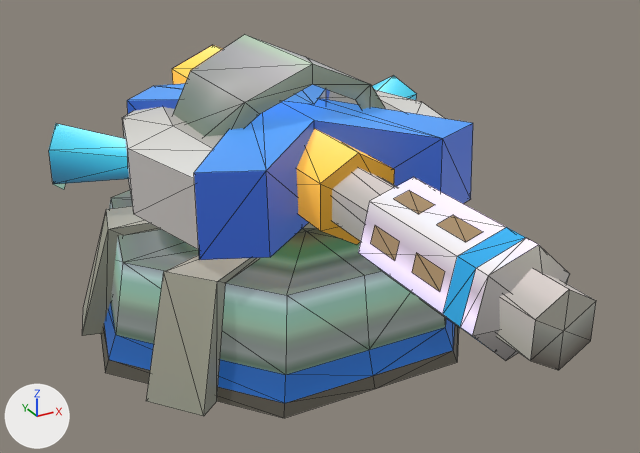
The FBX model Assets/Art/Models/Castle/Fortress_01_gun_03.fbx as it was, and as the next commit left it.
Rendered twice from a 50 mm lens placed at (-1.44, -1.395, 0.605), pointed at (-0.972, -0.544, 0.18). Arrows for +X, +Y and +Z are at lower left; the lights stay in place. The first picture is the older version. Mesh edges are drawn as thin lines. Where no turn or scale is listed for an object, it has been applied to the vertices.

Before the edit, the objects in view are built like this:
```python
me_fortress_01_gun_03_001 = bpy.data.meshes.new('Fortress_01_gun_03.001')
me_fortress_01_gun_03_001.from_pydata(...)  # 295 vertices, 368 faces; spans x -1.234..-0.694, y -0.94..-0.145, z 0.017..0.369
me_fortress_01_gun_03_001.materials.append(mat_material)
ob_fortress_01_gun_03 = bpy.data.objects.new('Fortress_01_gun_03', me_fortress_01_gun_03_001)
ob_fortress_01_gun_03.location = (0.0, 0.0, 0.0)
```
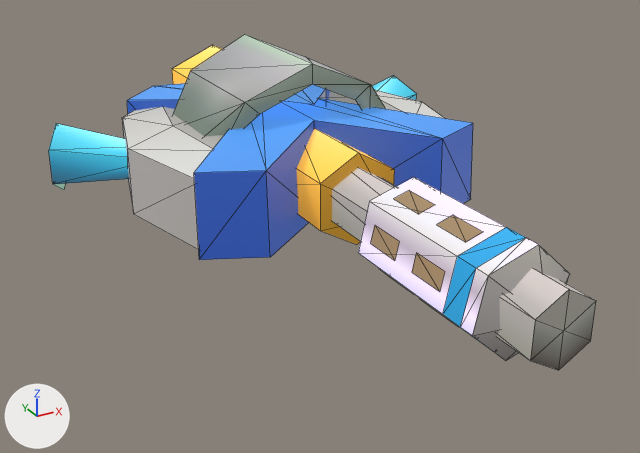
What differs and where, as boxes (x1, y1, x2, y2) in the pictures (640 x 453 px):
'Fortress_01_gun_03', reshaped (12% shorter): before (49, 34, 596, 418); after (49, 34, 596, 370)
part 1 of me_fortress_01_gun_03_001, deleted: before (101, 190, 459, 418)
part 2 of me_fortress_01_gun_03_001, deleted: before (146, 223, 460, 416)
part 3 of me_fortress_01_gun_03_001, deleted: before (82, 206, 160, 336)

The edits, one by one:
me_fortress_01_gun_03_001 is used by ob_fortress_01_gun_03; location (0.0, 0.0, 0.0).
me_fortress_01_gun_03_001 had 295 vertices, 368 faces and spanned x -1.234..-0.694, y -0.94..-0.145, z 0.017..0.369.
me_fortress_01_gun_03_001 now has 220 vertices, 260 faces and spans x -1.234..-0.694, y -0.94..-0.211, z 0.183..0.369.
me_fortress_01_gun_03_001 part 1: the loose piece of 35 vertices spanning x -1.229..-0.699, y -0.662..-0.145, z 0.017..0.152 is deleted.
me_fortress_01_gun_03_001 part 2: the loose piece of 20 vertices spanning x -1.205..-0.723, y -0.615..-0.446, z 0.017..0.162 is deleted.
me_fortress_01_gun_03_001 part 3: the loose piece of 20 vertices spanning x -1.23..-0.698, y -0.412..-0.306, z 0.017..0.162 is deleted.
